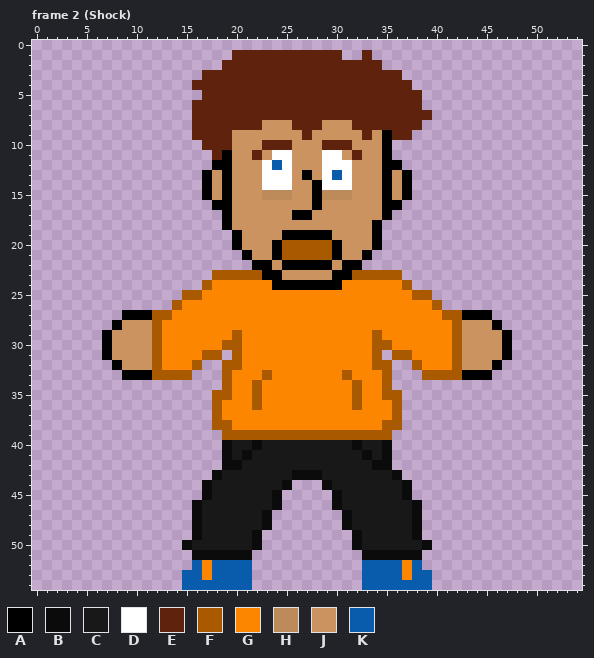
A pixel-art file gets an edit: WIP/Characters/Gabe.aseprite. The first picture shows the starting point.
55x55 pixels, 28 frames. Shown: frame 2 (Shock). The commit also changed other frames, which this record leaves out.
Palette (. is transparent): A #000000  B #0b0b0b  C #181818  D #ffffff  E #5e220d  F #a95900  G #fd8600  H #bd8a59  J #ca935f  K #095cab
After:
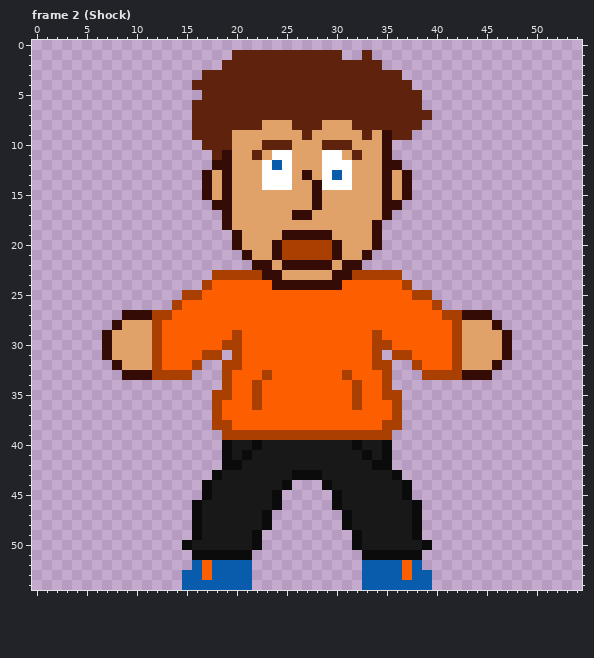
From old to new:
@@ palette @@
-A #000000
+A #350b05
-F #a95900
+F #a93f00
-G #fd8600
+G #fd5e00
-J #ca935f
+J #e0a268
--- frame 2 (Shock), layer "Flattened"
@@ x 21..33 @@
 14 JJDDDJJADDDJJ
-15 JJHHHJJAHHHJJ
+15 JJJJJJJAJJJJJ
 16 JJJJJJJAJJJJJ
Where, in picture pixels (left, top, right, bottom), the same in both pictures:
changed: (102, 120, 512, 440)
changed: (202, 560, 212, 580)
changed: (402, 560, 412, 580)
